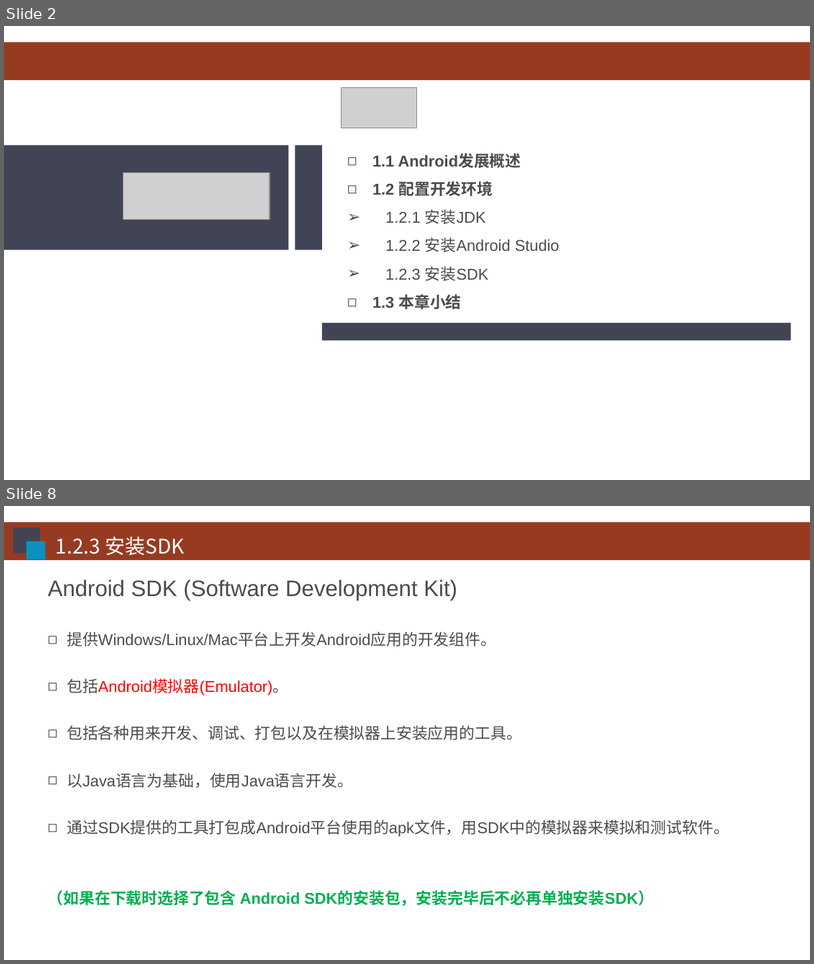
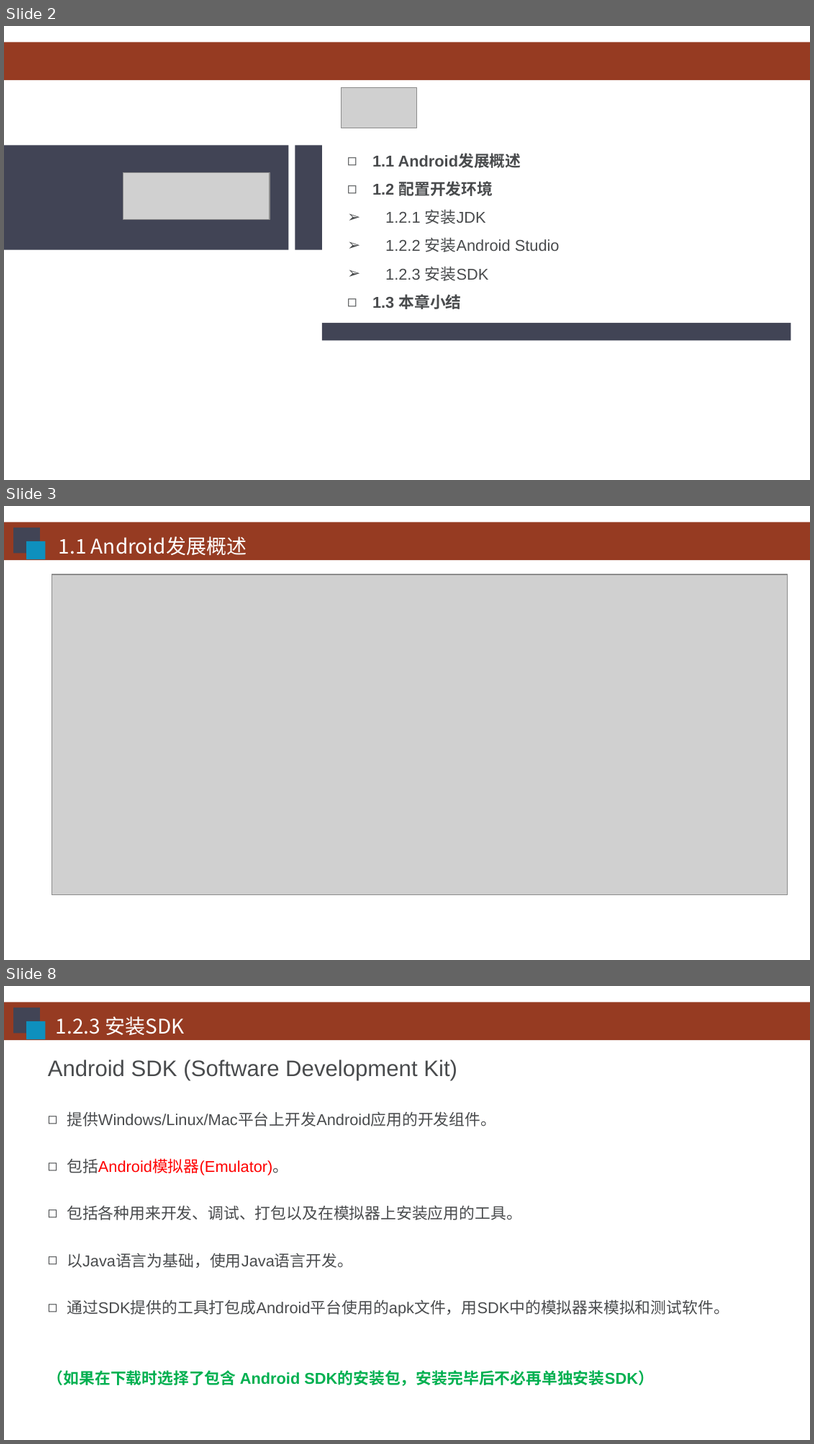
Before and after one commit to HBU/Android-PPT, a slide deck: 01.0 -- 配置环境 -- 第01章.ppt. Shown one above the other, each under a label of ours: slides 2 and 8 before the commit, slides 2, 3 and 8 after it; the slides between them are not shown. The pictures are 814x964 and 814x1444 pixels, drawn with LibreOffice and Linux fonts; fonts in the diff are those of the drawing; grey boxes stand for pictures; background and template pictures are left out. Boxes give left, top, right and bottom in pixels: in the first picture for what was removed or moved away, otherwise in the second. Text is boxed around its words. In the diff, an @@ line names an element or a change of style, - is before the commit and + after.

```diff
--- a/01.0 -- 配置环境 -- 第01章.ppt
+++ b/01.0 -- 配置环境 -- 第01章.ppt
@@ slide 3 added at (x1=4, y1=506, x2=810, y2=960), background #FFFFFF; not listed: 1 template element that a slide beside it also shows @@
@@ rectangle added at (x1=13, y1=528, x2=40, y2=554), fill #414455 @@
@@ rectangle added at (x1=26, y1=541, x2=45, y2=560), fill #0E90BE @@
@@ text added at (x1=59, y1=536, x2=247, y2=556), 18 pt, text #FFFFFF @@
+1.1 Android发展概述
@@ picture added at (x1=52, y1=574, x2=788, y2=895) @@
```
Also in this commit, not shown: 4 slides changed, 1 other slide added, 3 slides removed, 1 other file.
